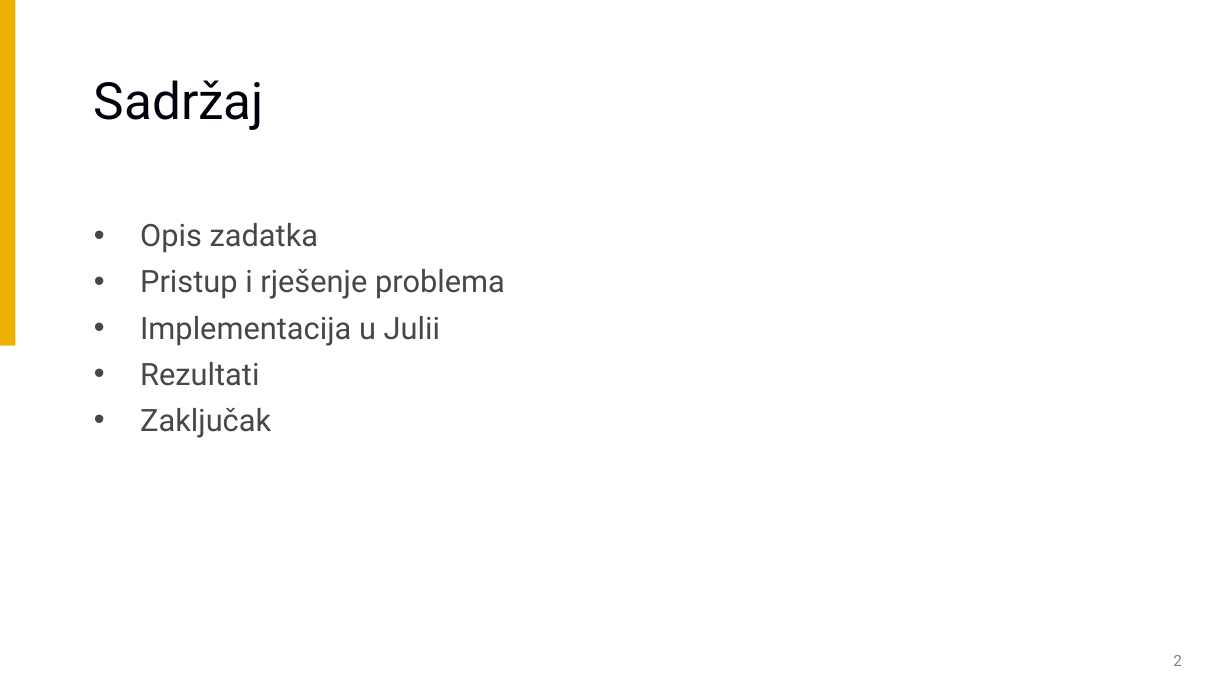
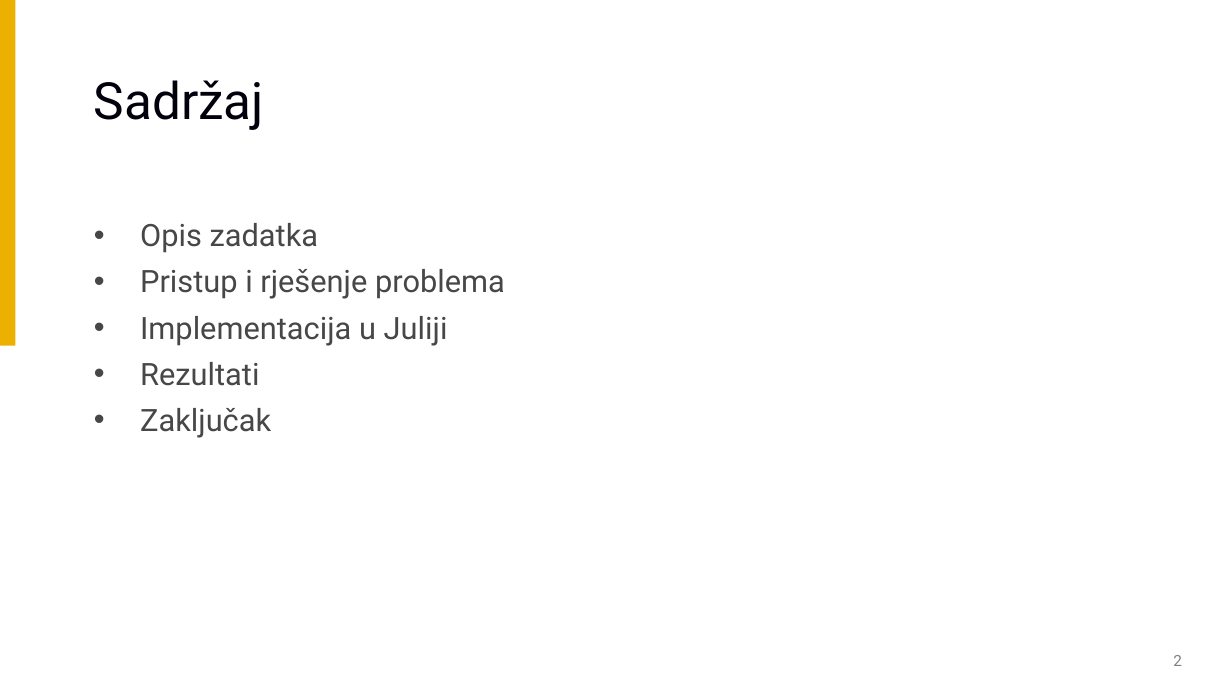
Before and after one commit to mv54173/julia, a slide deck: slide 2 of projekt/projektni_rad_Marko_Varga.pptx. Drawn at 1232x693 pixels with LibreOffice and Linux fonts; fonts in the diff are those of the drawing; background and template pictures are left out. Boxes give left, top, right and bottom in pixels: in the first picture for what was removed or moved away, otherwise in the second. Text is boxed around its words. In the diff, an @@ line names an element or a change of style, - is before the commit and + after.

```diff
--- a/projekt/projektni_rad_Marko_Varga.pptx
+++ b/projekt/projektni_rad_Marko_Varga.pptx
@@ subtitle at (140, 316, 448, 346): text changed @@
-• Implementacija u Julii
+• Implementacija u Juliji
```
Also in this commit, not shown: 5 other slides changed, 1 slide added.
